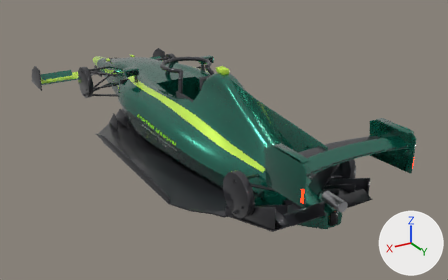
The glTF model content/cars/ashton-marvin-amr26/ashton_amr26.glb: old version first, new version second.
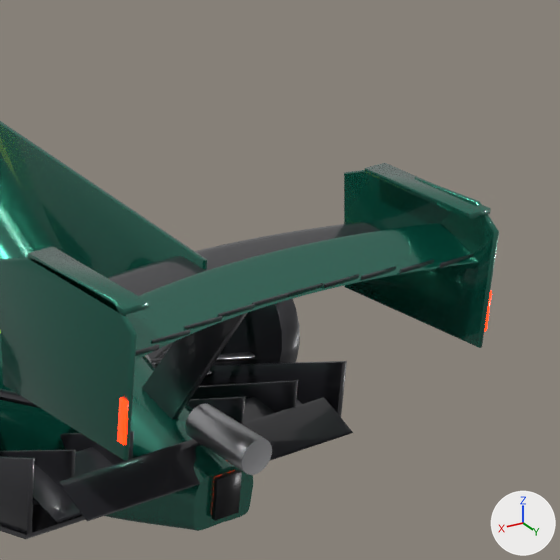
There are two pictures of each version: one whole from a camera (50 mm lens) standing at (2.87, 5.45, 2.7) and looking at (-0.29, 0.17, 0.07), one close up on the part from 59% to 97% of the width and 24% to 85% of the height. Lighting does not change. The marker at lower right points along +X, +Y and +Z. The older version's two pictures come first. Vertices at exactly the same position are counted once.

Names of what the first close-up shows: 'ashton_amr26'.
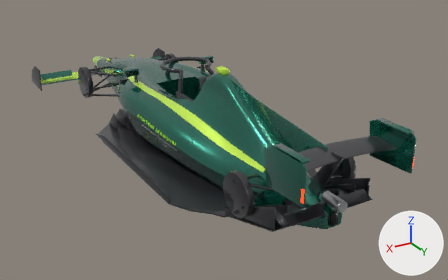
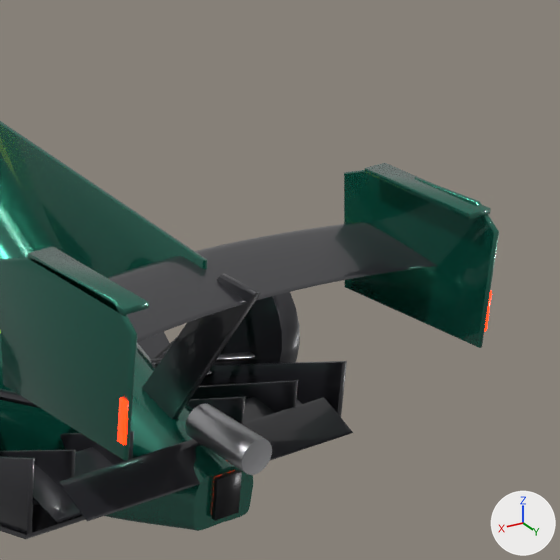
Boxes [x1, y1, x2, y2] around the edits, measured in the close-ups (560 x 560 px):
part 1 of me_ashton_amr26, deleted
    before: [127, 223, 479, 361]

The change, as a list of edits to the scene's bpy script:
```text
Change me_ashton_amr26:
    used by ob_ashton_amr26; location = (0.0, 0.0, 0.0)
    remove me_ashton_amr26.from_pydata(...)  # 24157 vertices, 46063 faces; spans x -0.91..0.91, y -3.02..2.56, z 0.0..1.03
    add me_ashton_amr26.from_pydata(...)  # 22822 vertices, 43423 faces; spans x -0.91..0.91, y -3.02..2.56, z 0.0..1.03
    me_ashton_amr26 part 1: 10 loose pieces with 1335 vertices, spanning x -0.5..0.5, y 2.33..2.53, z 0.82..0.88, are deleted
```
